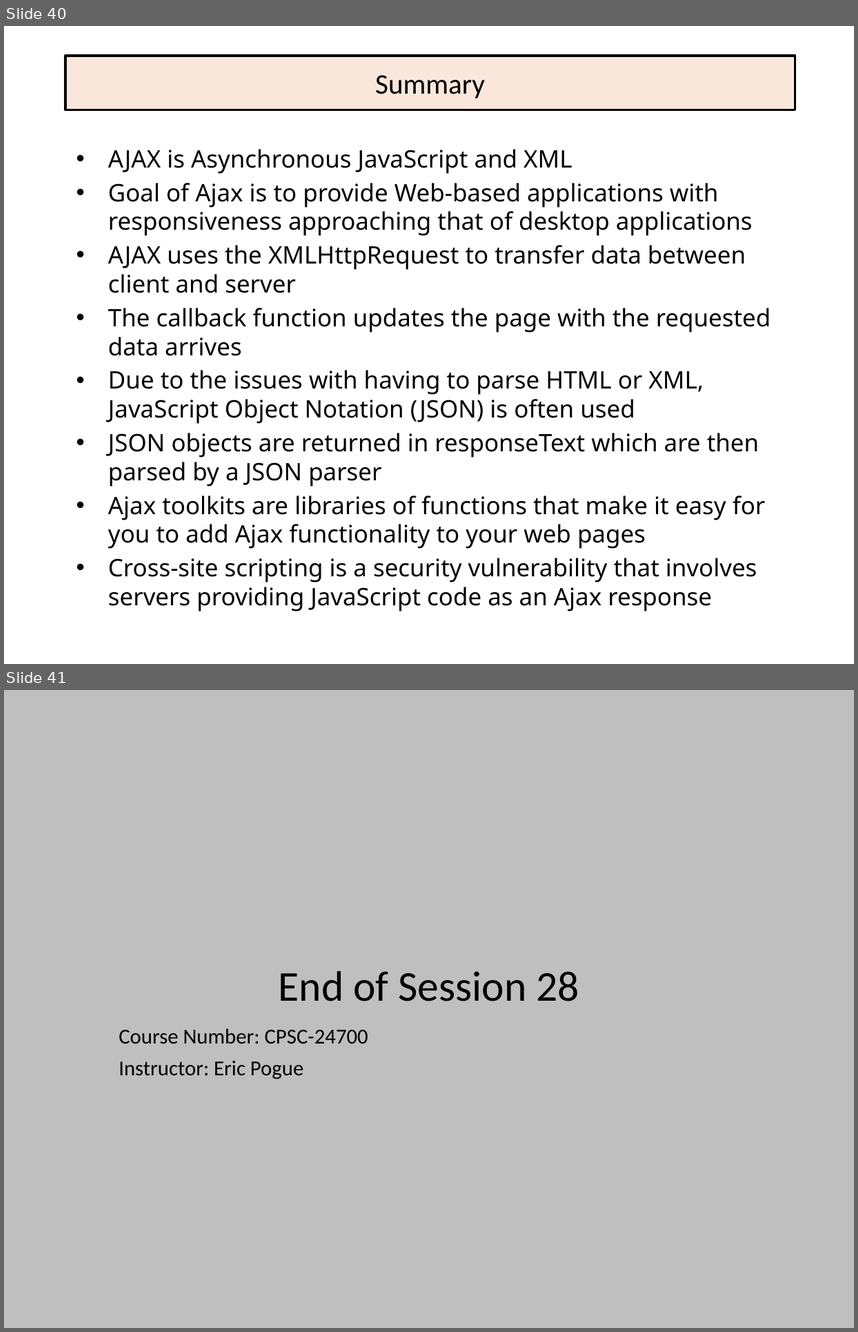
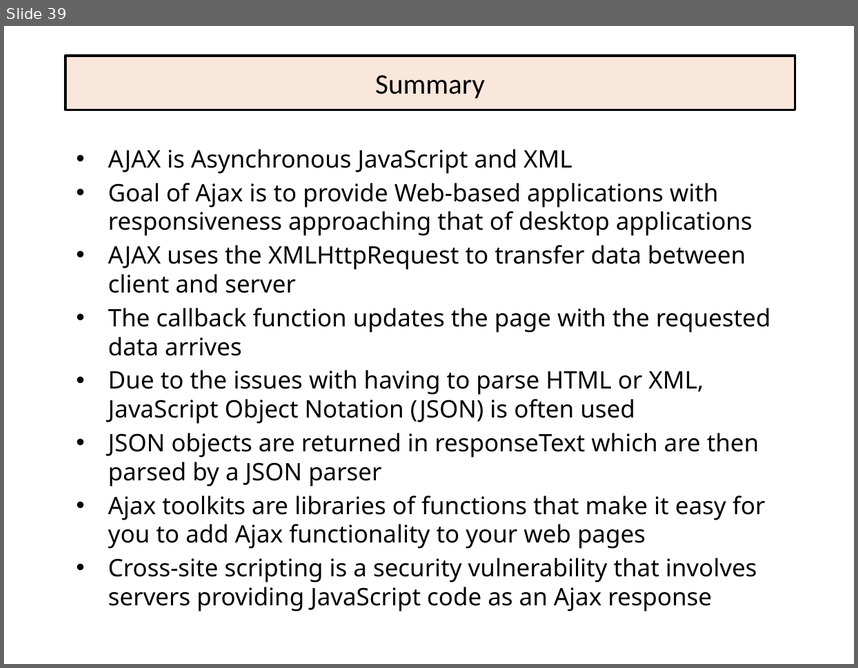
Before and after one commit to EricJPogue/www-epogue-info, a slide deck: CPSC-24700/Presentations/ajax.pptx. Shown one above the other, each under a label of ours: slides 40 and 41 before the commit, slide 39 after it. The pictures are 858x1332 and 858x668 pixels, drawn with LibreOffice and Linux fonts; fonts in the diff are those of the drawing. Boxes give left, top, right and bottom in pixels: in the first picture for what was removed or moved away, otherwise in the second. Text is boxed around its words. In the diff, an @@ line names an element or a change of style, - is before the commit and + after.

```diff
--- a/CPSC-24700/Presentations/ajax.pptx
+++ b/CPSC-24700/Presentations/ajax.pptx
@@ slide 41 removed at (4,690,854,1328), background #BFBFBF @@
@@ title removed at (279,971,579,1001) @@
-End of Session 28
@@ subtitle removed at (119,1028,368,1079) @@
-Course Number: CPSC-24700
-Instructor: Eric Pogue
@@ what was slide 40 is now slide 39 @@
```
Also in this commit, not shown: 1 other slide removed, 1 other file.
